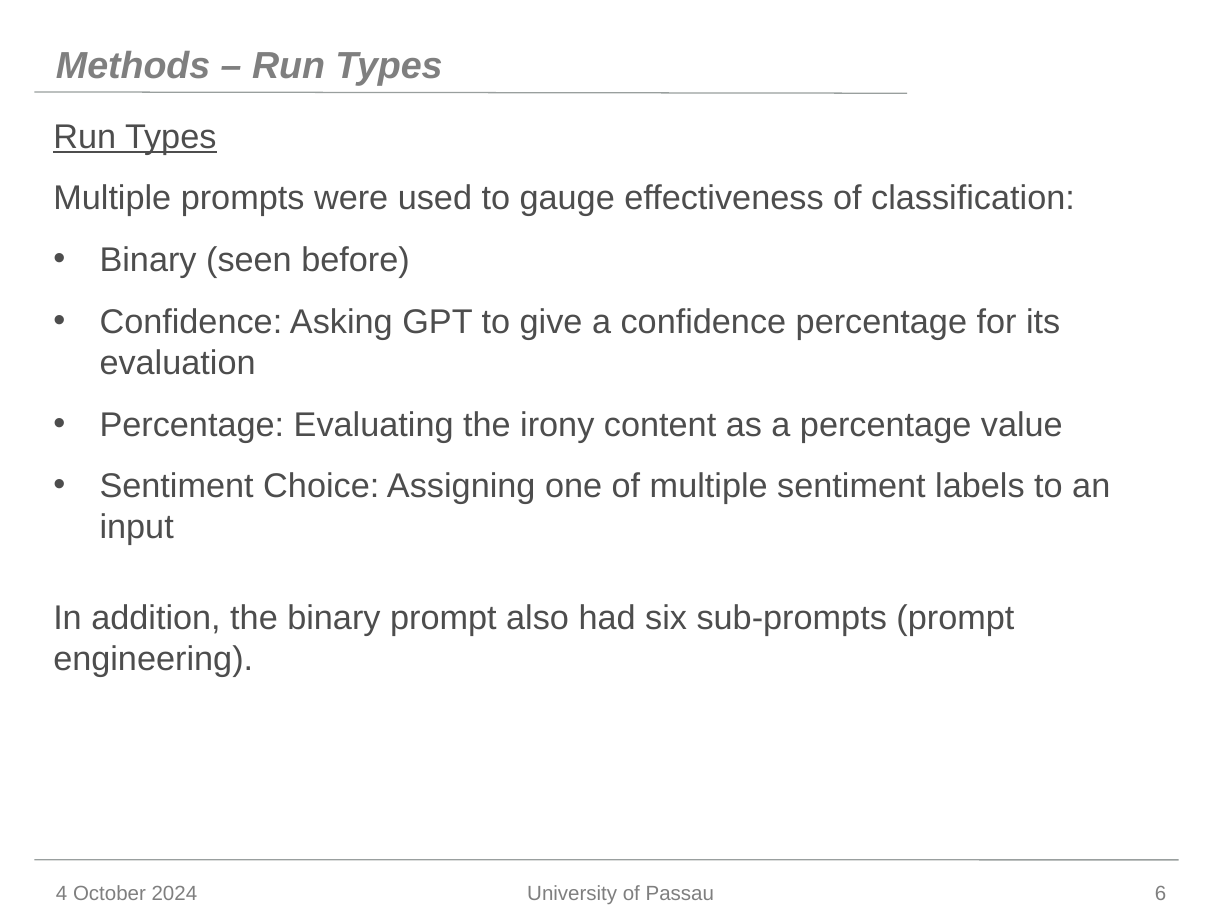
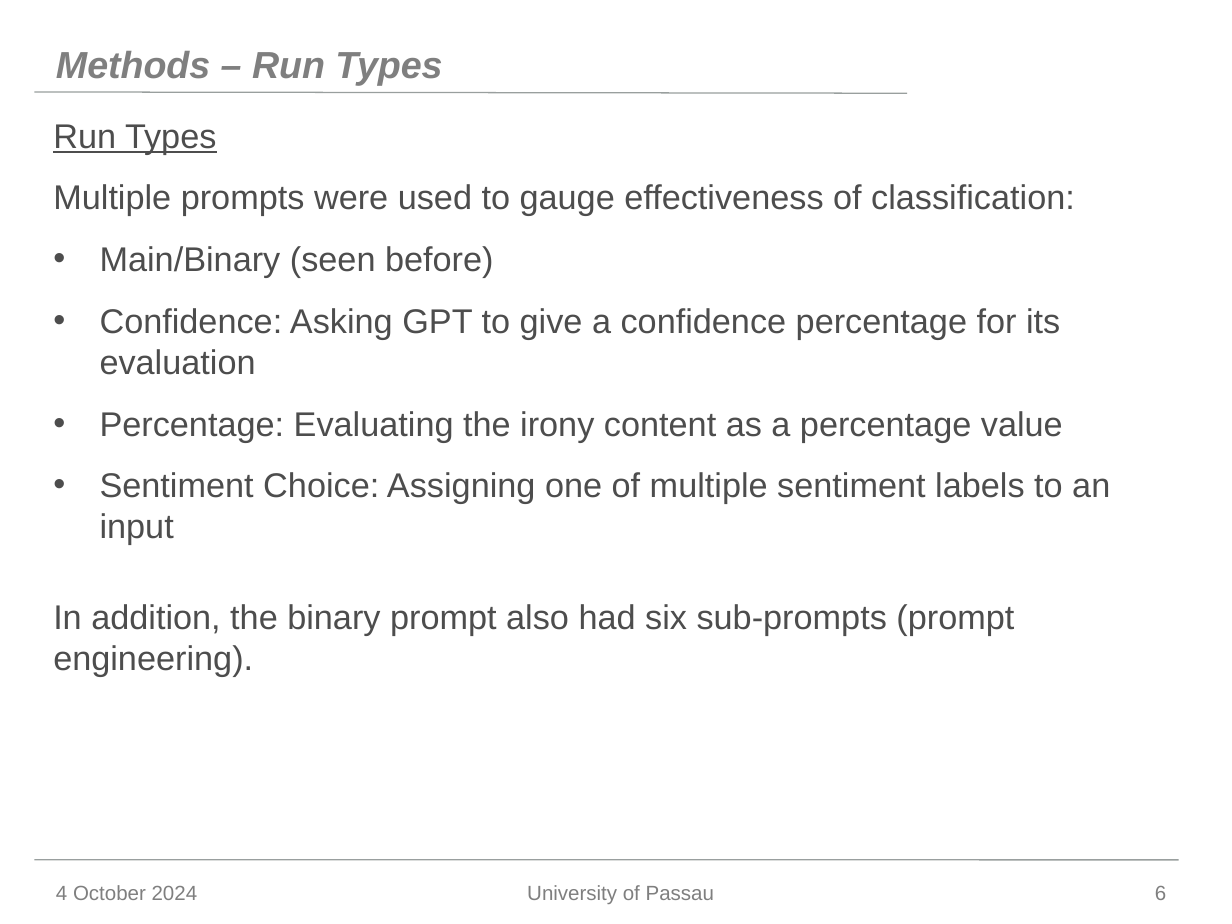
Before and after one commit to Jonas-Barth/bachelor, a slide deck: slide 6 of Writing/Präsentation - Kopie.pptx. Drawn at 1232x924 pixels with LibreOffice and Linux fonts; fonts in the diff are those of the drawing; background and template pictures are left out. Boxes give left, top, right and bottom in pixels: in the first picture for what was removed or moved away, otherwise in the second. Text is boxed around its words. In the diff, an @@ line names an element or a change of style, - is before the commit and + after.

```diff
--- a/Writing/Präsentation - Kopie.pptx
+++ b/Writing/Präsentation - Kopie.pptx
@@ text at box(100, 246, 493, 278): text changed @@
-• Binary (seen before)
+• Main/Binary (seen before)
```
